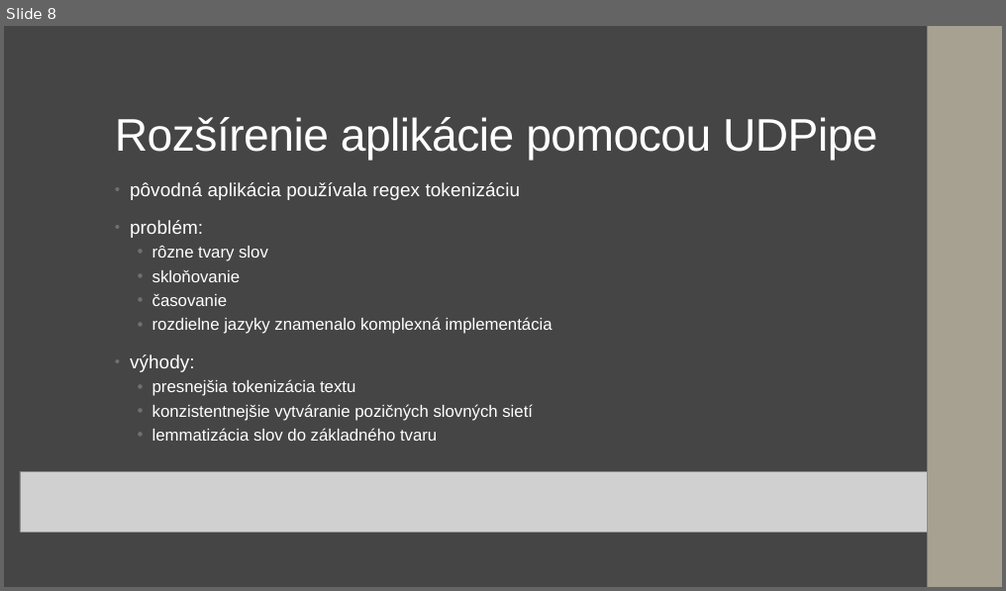
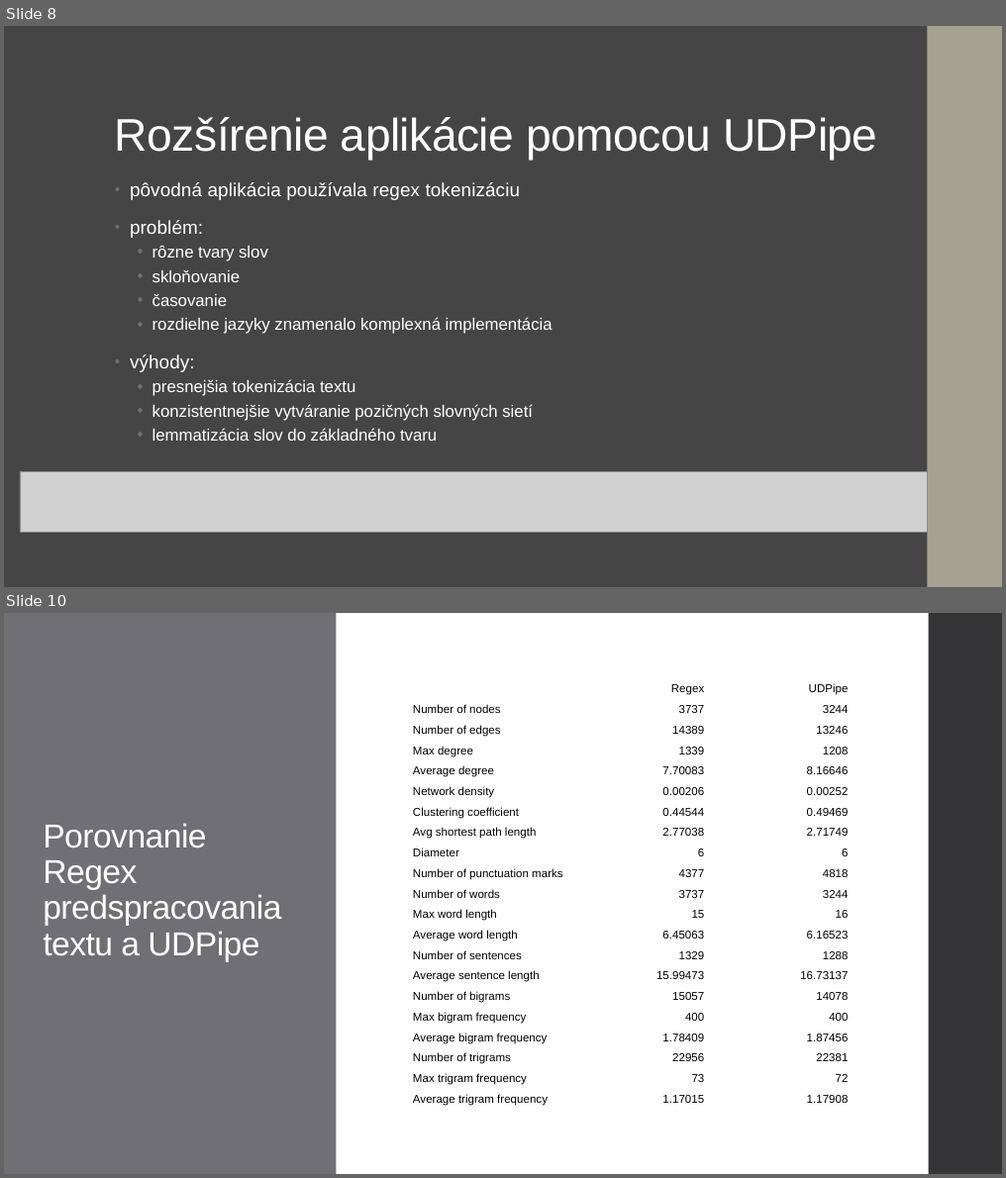
Before and after one commit to Nemeth03/Masters-Thesis, a slide deck: ProjektovySeminar.pptx. Shown one above the other, each under a label of ours: slide 8 before the commit, slides 8 and 10 after it; the slides between them are not shown. The pictures are 1006x591 and 1006x1178 pixels, drawn with LibreOffice and Linux fonts; fonts in the diff are those of the drawing; grey boxes stand for pictures. Boxes give left, top, right and bottom in pixels: in the first picture for what was removed or moved away, otherwise in the second. Text is boxed around its words. In the diff, an @@ line names an element or a change of style, - is before the commit and + after.

```diff
--- a/ProjektovySeminar.pptx
+++ b/ProjektovySeminar.pptx
@@ slide 10 added at (x1=4, y1=613, x2=1002, y2=1174), background #FFFFFF @@
@@ rectangle added at (x1=4, y1=613, x2=337, y2=1174), fill #6F6F74 @@
@@ rectangle added at (x1=929, y1=613, x2=1002, y2=1174), fill #353537 @@
@@ table added at (x1=409, y1=679, x2=852, y2=1110), 21 rows, 3 columns @@
+ | Regex | UDPipe
+Number of nodes | 3737 | 3244
+Number of edges | 14389 | 13246
+Max degree | 1339 | 1208
+Average degree | 7.70083 | 8.16646
+Network density | 0.00206 | 0.00252
+Clustering coefficient | 0.44544 | 0.49469
+Avg shortest path length | 2.77038 | 2.71749
+Diameter | 6 | 6
+Number of punctuation marks | 4377 | 4818
+Number of words | 3737 | 3244
+Max word length | 15 | 16
+Average word length | 6.45063 | 6.16523
+Number of sentences | 1329 | 1288
+Average sentence length | 15.99473 | 16.73137
+Number of bigrams | 15057 | 14078
+Max bigram frequency | 400 | 400
+Average bigram frequency | 1.78409 | 1.87456
+Number of trigrams | 22956 | 22381
+Max trigram frequency | 73 | 72
+Average trigram frequency | 1.17015 | 1.17908
@@ title added at (x1=43, y1=823, x2=281, y2=962), 32 pt, text #FFFFFF @@
+Porovnanie Regex predspracovania textu a UDPipe
```
Also in this commit, not shown: 5 slides changed, 3 other slides added, 2 slides removed.
